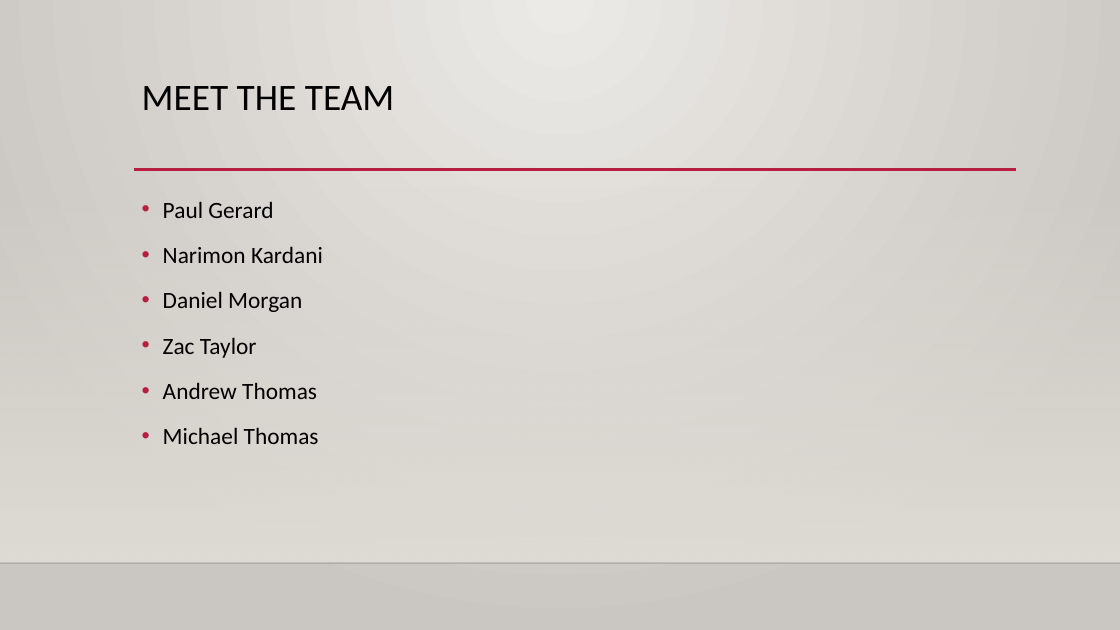
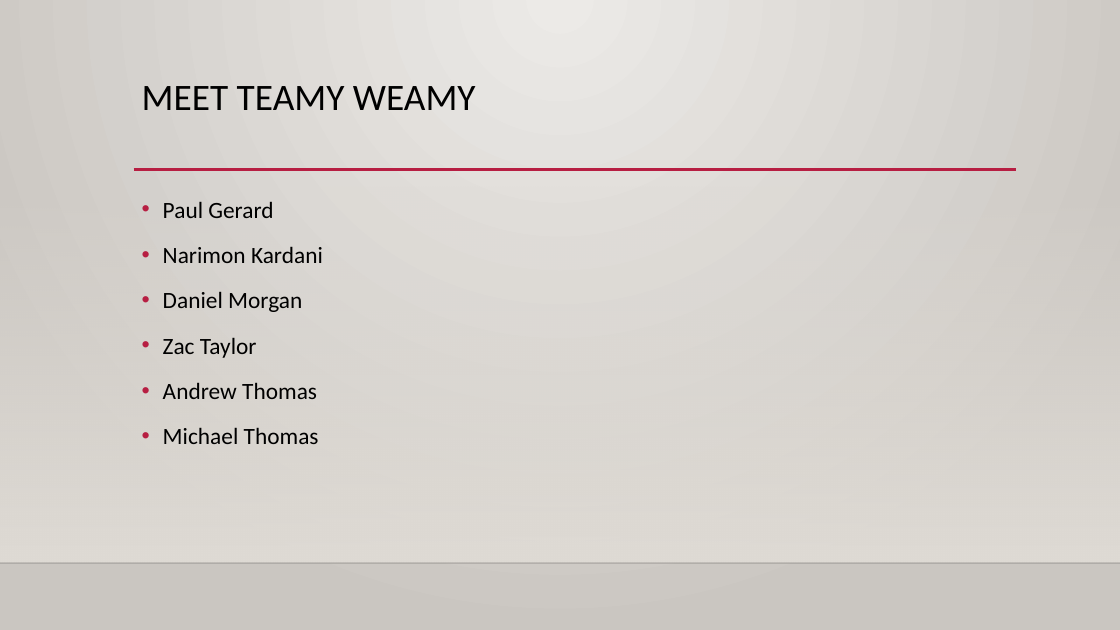
Before and after one commit to CyanBlob/CSCE4444, a slide deck: slide 2 of documentation/GroupPP.pptx. Drawn at 1120x630 pixels with LibreOffice and Linux fonts; fonts in the diff are those of the drawing; background and template pictures are left out. Boxes give left, top, right and bottom in pixels: in the first picture for what was removed or moved away, otherwise in the second. Text is boxed around its words. In the diff, an @@ line names an element or a change of style, - is before the commit and + after.

```diff
--- a/documentation/GroupPP.pptx
+++ b/documentation/GroupPP.pptx
@@ title at bbox=[142, 86, 476, 110]: text changed @@
-MEET THE TEAM
+MEET TEAMY WEAMY
```
Also in this commit, not shown: 1 other slide changed.
